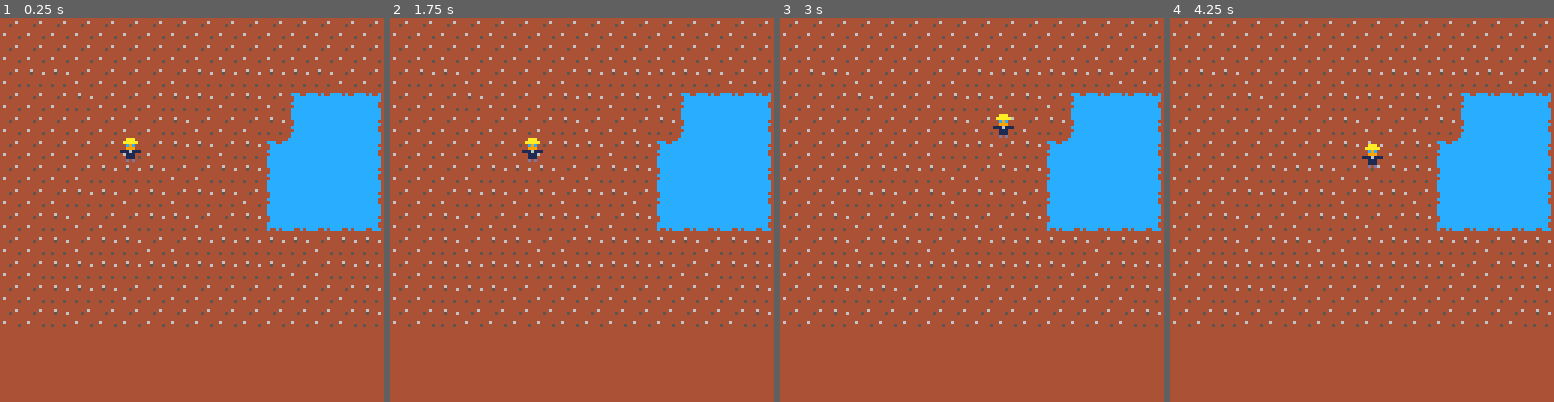
Above: before the commit, frames 1-4 (left to right).
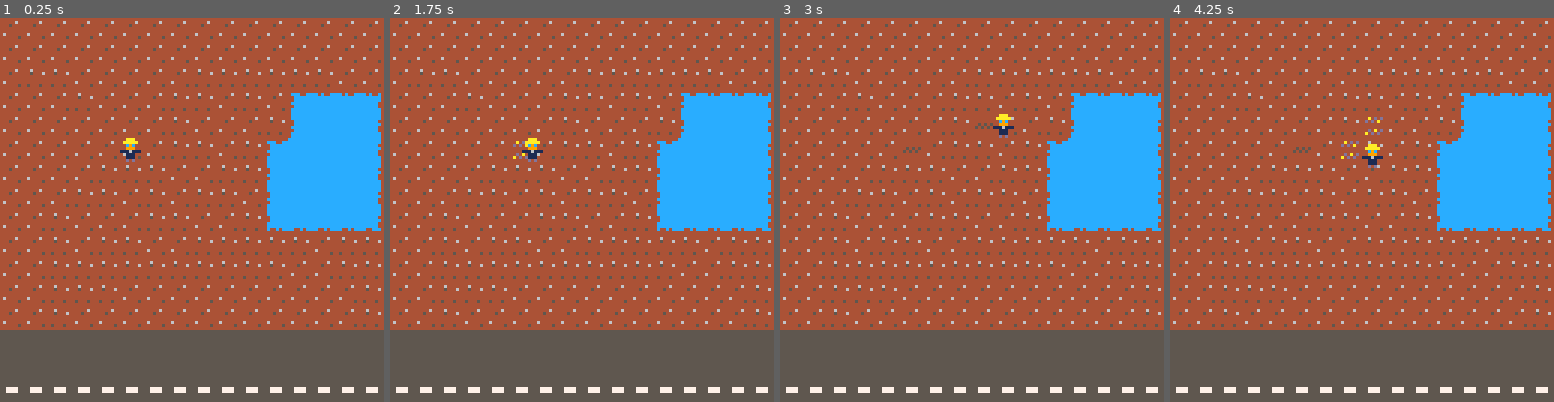
Above: after the commit, the same moments.

Repository: doriath69/pico8
Game: PICO-8 cartridge farming_tile.p8
Same seed, same stepped clock (60 frames per second), same inputs: the game is played once before the commit and once after it.
Inputs:
- Up to frame 1 (0.25 s): no input
- Up to frame 2 (1.75 s): tap X (X key) at 0.33, 1.07 s; tap O (Z key) at 0.7, 1.7 s; hold Right from 1.6 s (still down)
- Up to frame 3 (3 s): tap X (X key) at 1.85, 2.97 s; release Right at 2.1 s; tap O (Z key) at 2.1, 2.5, 2.9 s; hold Up 2.15-2.42 s; hold Right from 2.47 s (still down)
- Up to frame 4 (4.25 s): release Right at 3.03 s; hold Left 3.08-3.58 s; tap O (Z key) at 3.3, 3.7, 4.1 s; hold Down 3.63-3.97 s; hold Right from 4.02 s (still down); tap X (X key) at 4.08 s

The runs differ from the first frame. In frame 1, 19% of the frame differs, in the area x 0-100%, y 81-100%; in frame 2, 19%; in frame 3, 19%; in frame 4, 19%, in the area x 0-100%, y 25-100%.

Commit message:
tile farming can move player, till and plant seeds

Diff:
--- a/farming_tile.p8
+++ b/farming_tile.p8
@@ -83,32 +83,54 @@
 	health=5,
 	velx=0,
 	vely=0,
+	ptx=0,
+	pty=0,
 
 	update=function(_ENV)
 
 			--poll controllers
 			if btn(0) then
-				x+=-1
-				sfx(0)
+				if fget(mget(ptx-1,pty),0) then
+					x+=-1
+					sfx(0)
+				else sfx(2)
+				end
 				--sprite=1
 			end
 
 			if btn(1) then
-				x+=1
-				sfx(0)
+				if fget(mget(ptx+1,pty),0) then
+					x+=1
+					sfx(0)
+				else sfx(2)
+				end
 				--sprite=3
 			end
 
 			if btn(2) then
-				y+=-1
-				sfx(0)
+				if fget(mget(ptx,pty-1),0) then
+					y+=-1
+					sfx(0)
+				else sfx(2)
+				end
 				--sprite=2
 			end
 
 			if btn(3) then
-				y+=1
-				sfx(0)
-				--sprite=2
+				if fget(mget(ptx,pty+1),0) then
+					y+=1
+					sfx(0)
+				else sfx(2)
+				end
+			end
+			--end controller update
+
+			if btnp(5) then
+				till(ptx,pty)
+			end
+
+			if btnp(4) then
+				plant(ptx,pty)
 			end
 
 
@@ -134,8 +156,15 @@
 			vely=0
 		end
 
+		--get player tile location
+		ptx=x/8
+		pty=y/8
+
+
 
 	end, --end update player function
+
+
 
 	--draw player function
 
@@ -163,14 +192,35 @@
 
 
 -->8
---controls
-
-function update_controls()
-…(4 lines of a section not shown)…
-end --end update controls
+--map interaction
+
+--tilling
+
+--start till function
+ function till(ptx,pty)
+ 	if fget(mget(ptx,pty),1) then
+	 	sfx(1)
+	 	mset(ptx,pty,32)
+		end
+	end --end till function
+
+
+--plant seeds
+	function plant(ptx,pty)
+		if fget(mget(ptx,pty),2) then
+	 	sfx(3)
+	 	mset(ptx,pty,33)
+		end
+	end
+…(9 lines of a section not shown)…
 
 
 
@@ -196,7 +246,7 @@
 
 
 __gff__
-0000000101010101010101010000000000000000000000000000000000000000000000000000000000000000000000000000000000000000000000000000000000000000000000000000000000000000000000000000000000000000000000000000000000000000000000000000000000000000000000000000000000000000
+0003030000000000000000000303010100000000000000000000000000000000070303030000000000000000000000000000000000000000000000000000000000000000000000000000000000000000000000000000000000000000000000000000000000000000000000000000000000000000000000000000000000000000
 0000000000000000000000000000000000000000000000000000000000000000000000000000000000000000000000000000000000000000000000000000000000000000000000000000000000000000000000000000000000000000000000000000000000000000000000000000000000000000000000000000000000000000
 __map__
 0101010101010101010101010101010100000000000000000000000000000000000000000000000000000000000000000000000000000000000000000000000000000000000000000000000000000000000000000000000000000000000000000000000000000000000000000000000000000000000000000000000000000000
@@ -212,5 +262,13 @@
 0101020202020202020202020101020200000000000000000000000000000000000000000000000000000000000000000000000000000000000000000000000000000000000000000000000000000000000000000000000000000000000000000000000000000000000000000000000000000000000000000000000000000000
 0101020202010101010101010101010200000000000000000000000000000000000000000000000000000000000000000000000000000000000000000000000000000000000000000000000000000000000000000000000000000000000000000000000000000000000000000000000000000000000000000000000000000000
 0101020101010101010101010101010200000000000000000000000000000000000000000000000000000000000000000000000000000000000000000000000000000000000000000000000000000000000000000000000000000000000000000000000000000000000000000000000000000000000000000000000000000000
-
-
+0e0e0e0e0e0e0e0e0e0e0e0e0e0e0e0e00000000000000000000000000000000000000000000000000000000000000000000000000000000000000000000000000000000000000000000000000000000000000000000000000000000000000000000000000000000000000000000000000000000000000000000000000000000
+0e0e0e0e0e0e0e0e0e0e0e0e0e0e0e0e00000000000000000000000000000000000000000000000000000000000000000000000000000000000000000000000000000000000000000000000000000000000000000000000000000000000000000000000000000000000000000000000000000000000000000000000000000000
+0f0f0f0f0f0f0f0f0f0f0f0f0f0f0f0f00000000000000000000000000000000000000000000000000000000000000000000000000000000000000000000000000000000000000000000000000000000000000000000000000000000000000000000000000000000000000000000000000000000000000000000000000000000
+0e0e0e0e0e0e0e0e0e0e0e0e0e0e0e0e00000000000000000000000000000000000000000000000000000000000000000000000000000000000000000000000000000000000000000000000000000000000000000000000000000000000000000000000000000000000000000000000000000000000000000000000000000000
+0e0e0e0e0e0e0e0e0e0e0e0e0e0e0e0e00000000000000000000000000000000000000000000000000000000000000000000000000000000000000000000000000000000000000000000000000000000000000000000000000000000000000000000000000000000000000000000000000000000000000000000000000000000
+…(5 lines of a section not shown)…
Not shown, changed: 24 lines of the sprite sheet (__gfx__) section of farming_tile.p8
Not shown, changed: the sound effects (__sfx__) section of farming_tile.p8
